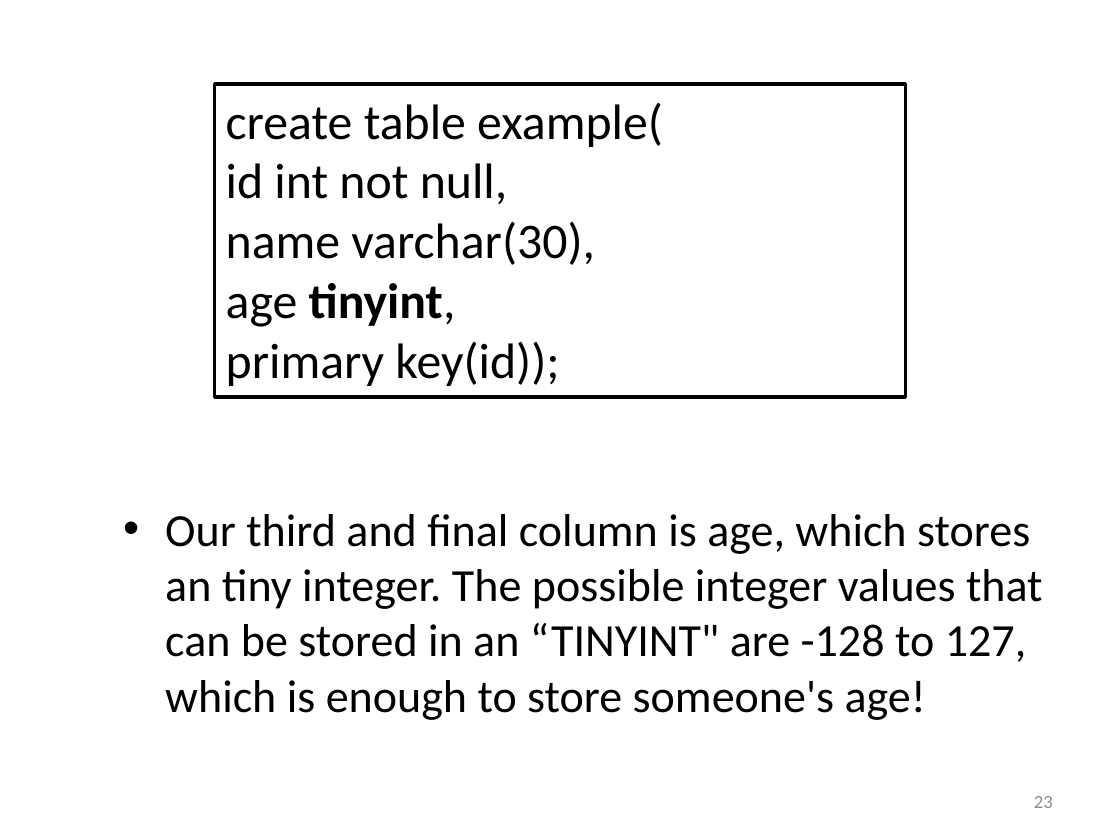
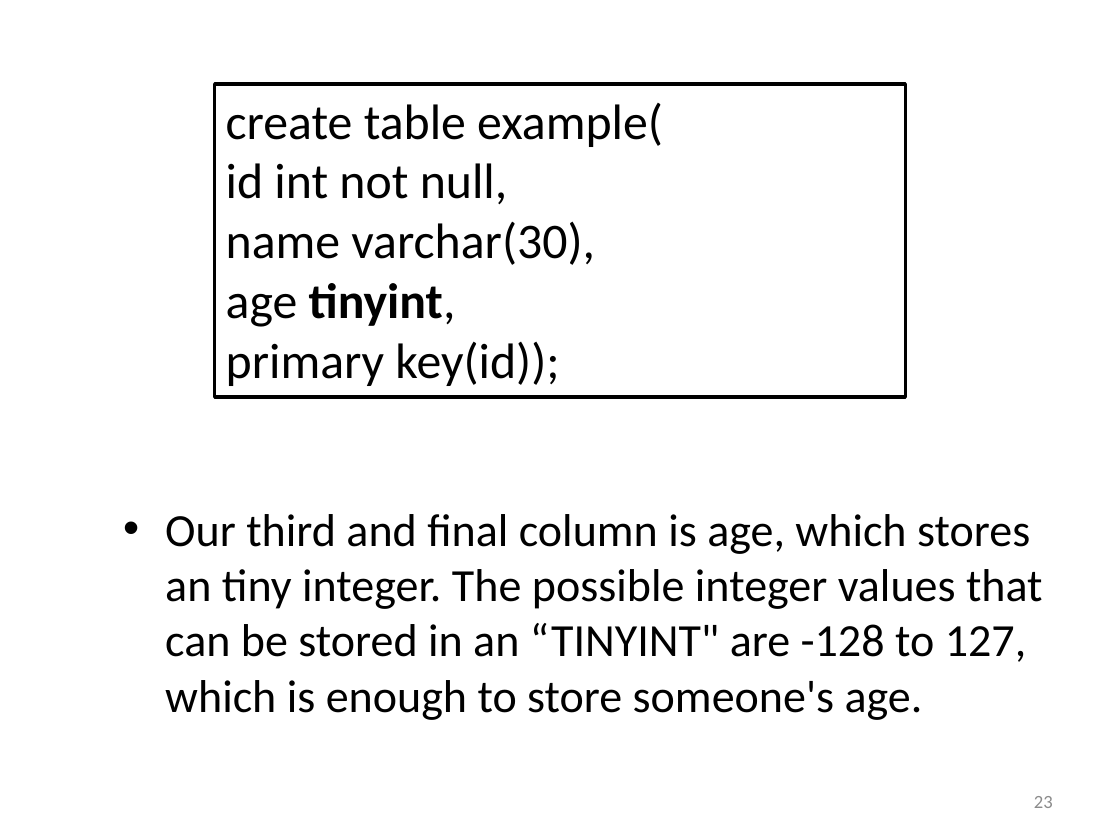
Before and after one commit to cniedotus/Python_scrape_2018, a slide deck: slide 23 of Python Tutorial.pptx. Drawn at 1120x840 pixels with LibreOffice and Linux fonts; fonts in the diff are those of the drawing. Boxes give left, top, right and bottom in pixels: in the first picture for what was removed or moved away, otherwise in the second. Text is boxed around its words. In the diff, an @@ line names an element or a change of style, - is before the commit and + after.

```diff
--- a/Python Tutorial.pptx
+++ b/Python Tutorial.pptx
@@ text at bbox=[165, 514, 1043, 720]: text changed @@
-• Our third and final column is age, which stores an tiny integer. The possible integer values that can be stored in an “TINYINT" are -128 to 127, which is enough to store someone's age!
+• Our third and final column is age, which stores an tiny integer. The possible integer values that can be stored in an “TINYINT" are -128 to 127, which is enough to store someone's age.
```
Also in this commit, not shown: 5 other slides changed, 11 other files.
